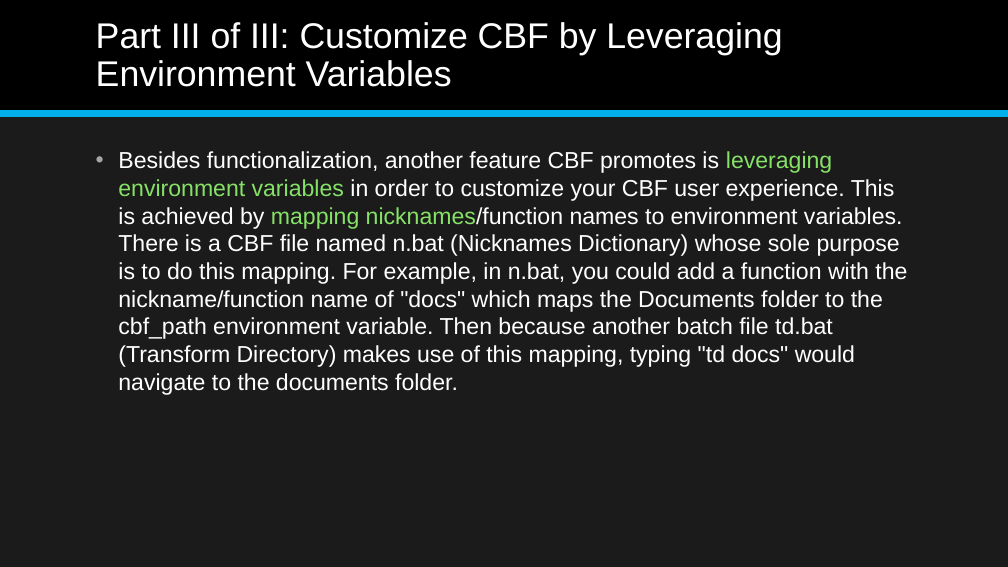
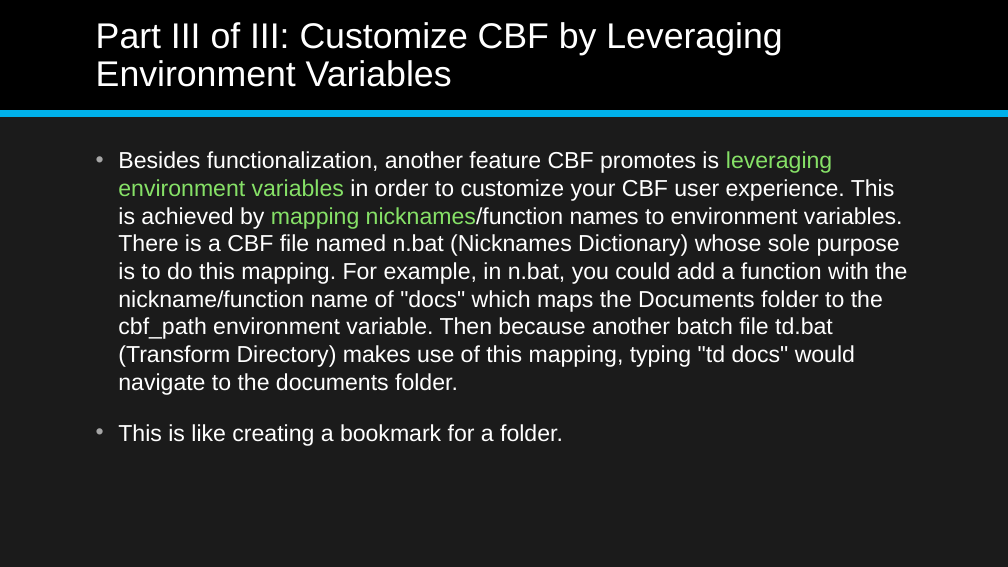
Before and after one commit to jonathan-r-jones/Composable-Batch-Files, a slide deck: slide 12 of Composable Batch File Helper.pptx. Drawn at 1008x567 pixels with LibreOffice and Linux fonts; fonts in the diff are those of the drawing. Boxes give left, top, right and bottom in pixels: in the first picture for what was removed or moved away, otherwise in the second. Text is boxed around its words. In the diff, an @@ line names an element or a change of style, - is before the commit and + after.

```diff
--- a/Composable Batch File Helper.pptx
+++ b/Composable Batch File Helper.pptx
@@ text at [118, 424, 563, 446]: paragraph added @@
+• This is like creating a bookmark for a folder.
```
Also in this commit, not shown: 4 other slides changed, 2 other files.
